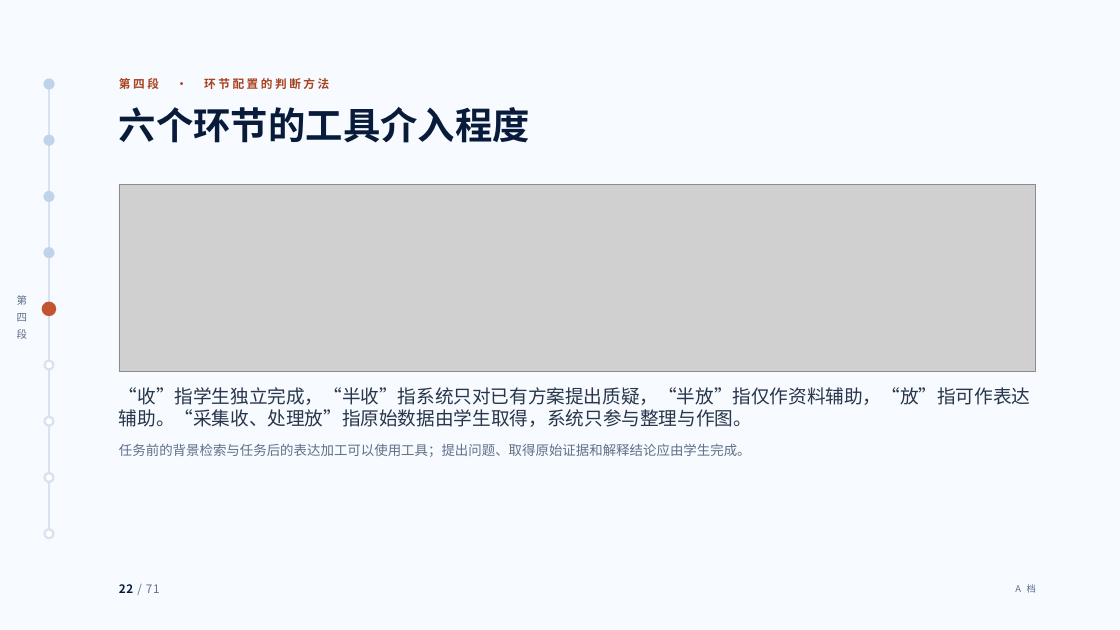
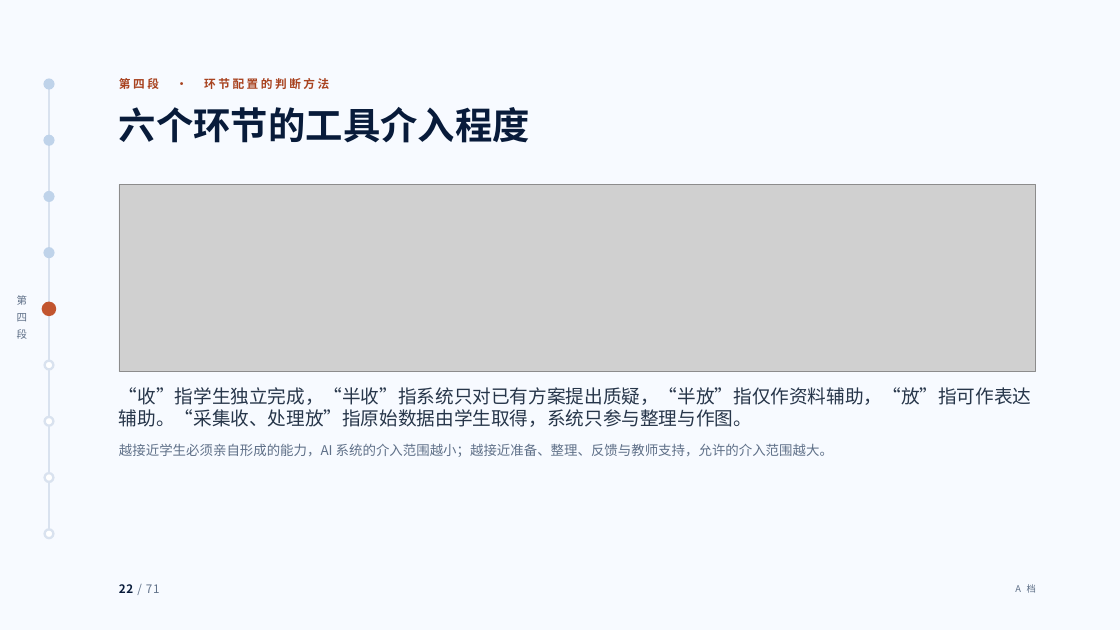
Before and after one commit to tonyxinvip/slides, a slide deck: slide 22 of comprehensive-practice-ai/lecture-90min.pptx. Drawn at 1120x630 pixels with LibreOffice and Linux fonts; fonts in the diff are those of the drawing; grey boxes stand for pictures. Boxes give left, top, right and bottom in pixels: in the first picture for what was removed or moved away, otherwise in the second. Text is boxed around its words. In the diff, an @@ line names an element or a change of style, - is before the commit and + after.

```diff
--- a/comprehensive-practice-ai/lecture-90min.pptx
+++ b/comprehensive-practice-ai/lecture-90min.pptx
@@ text at [119,444,833,457]: text changed @@
-任务前的背景检索与任务后的表达加工可以使用工具；提出问题、取得原始证据和解释结论应由学生完成。
+越接近学生必须亲自形成的能力，AI 系统的介入范围越小；越接近准备、整理、反馈与教师支持，允许的介入范围越大。
```
Also in this commit, not shown: 4 other slides changed, 1 slide added, 1 slide removed, 8 other files.
